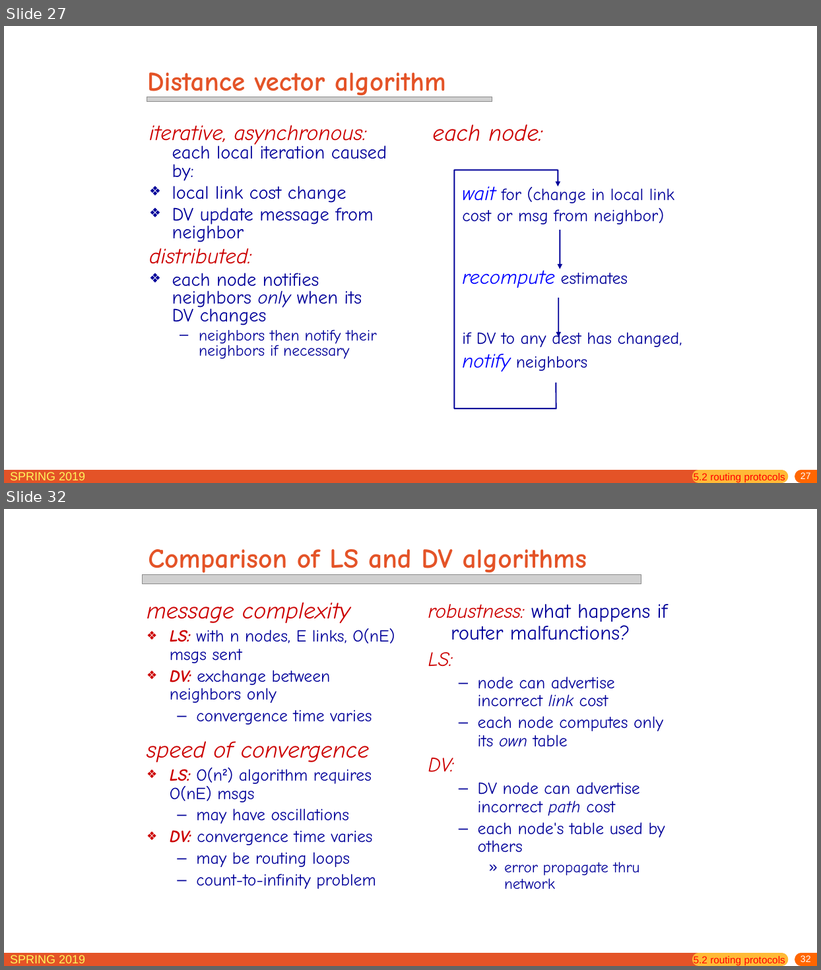
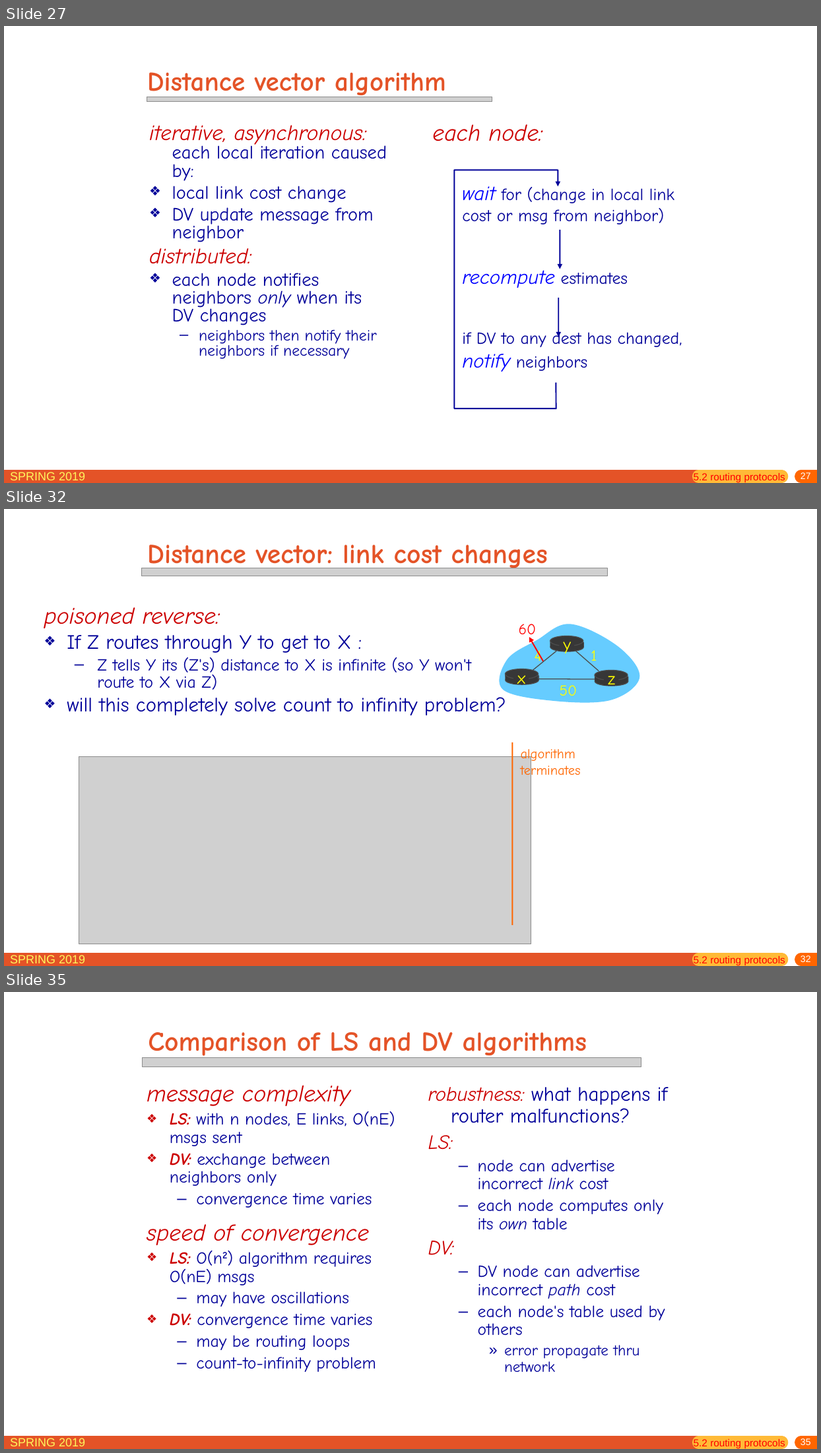
Before and after one commit to jichenghu/PPT_networkDistributed, a slide deck: chapter5.pptx. Shown one above the other, each under a label of ours: slides 27 and 32 before the commit, slides 27, 32 and 35 after it; the slides between them are not shown. The pictures are 821x970 and 821x1453 pixels, drawn with LibreOffice and Linux fonts; fonts in the diff are those of the drawing; grey boxes stand for pictures. Boxes give left, top, right and bottom in pixels: in the first picture for what was removed or moved away, otherwise in the second. Text is boxed around its words. In the diff, an @@ line names an element or a change of style, - is before the commit and + after.

```diff
--- a/chapter5.pptx
+++ b/chapter5.pptx
@@ slide 32 added at [4,509,817,966], background #FFFFFF; not listed: 5 template elements that a slide beside it also shows @@
@@ title added at [147,545,548,572], 32.4 pt, text #E45327, bold @@
+Distance vector: link cost changes
@@ picture added at [142,568,608,576] @@
@@ text added at [44,607,506,716], 24 pt, text #000099 @@
+poisoned reverse:
+❖ If Z routes through Y to get to X :
+  – Z tells Y its (Z's) distance to X is infinite (so Y won't route to X via Z)
+❖ will this completely solve count to infinity problem?
@@ group added at [495,623,641,704]: 7 texts, 6 ellipses, 6 lines, 6 rectangles, 4 freeform shapes, 1 arrow @@
+x
+z
+1
+4
+50
+y
+60
@@ line added from (513, 743) to (513, 925), #FF6600 1.5 pt @@
@@ picture added at [79,757,531,945] @@
@@ text added at [521,749,581,780], 16 pt, text #FF6600 @@
+algorithm
+terminates
@@ text added at [694,956,785,966], 12 pt, text #FF0000 @@
+5.2 routing protocols
@@ what was slide 32 is now slide 35 @@
@@ page number at [801,1439,811,1445]: text changed @@
-32
+35
```
Also in this commit, not shown: 6 slides changed, 54 other slides added, 1 other file.
